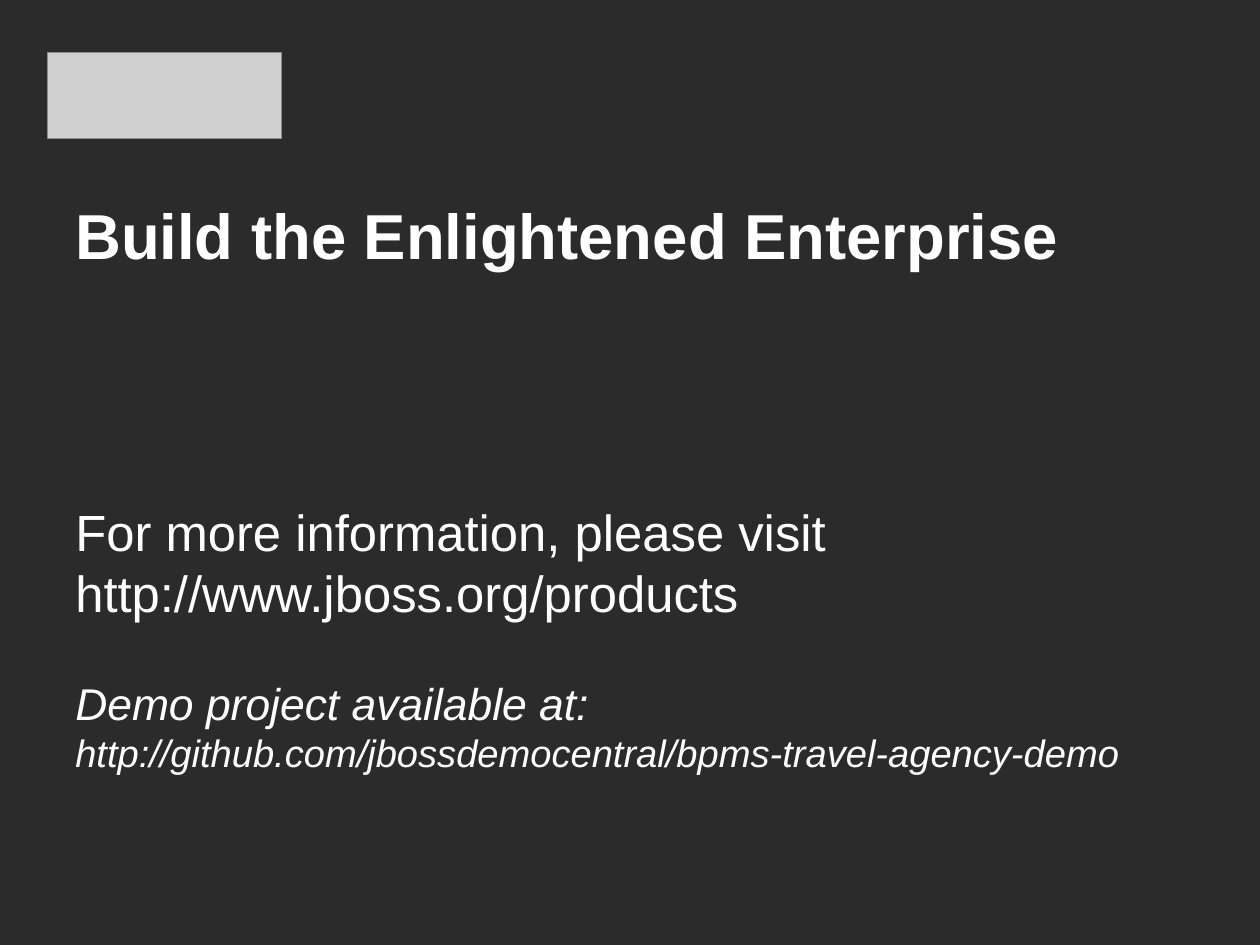
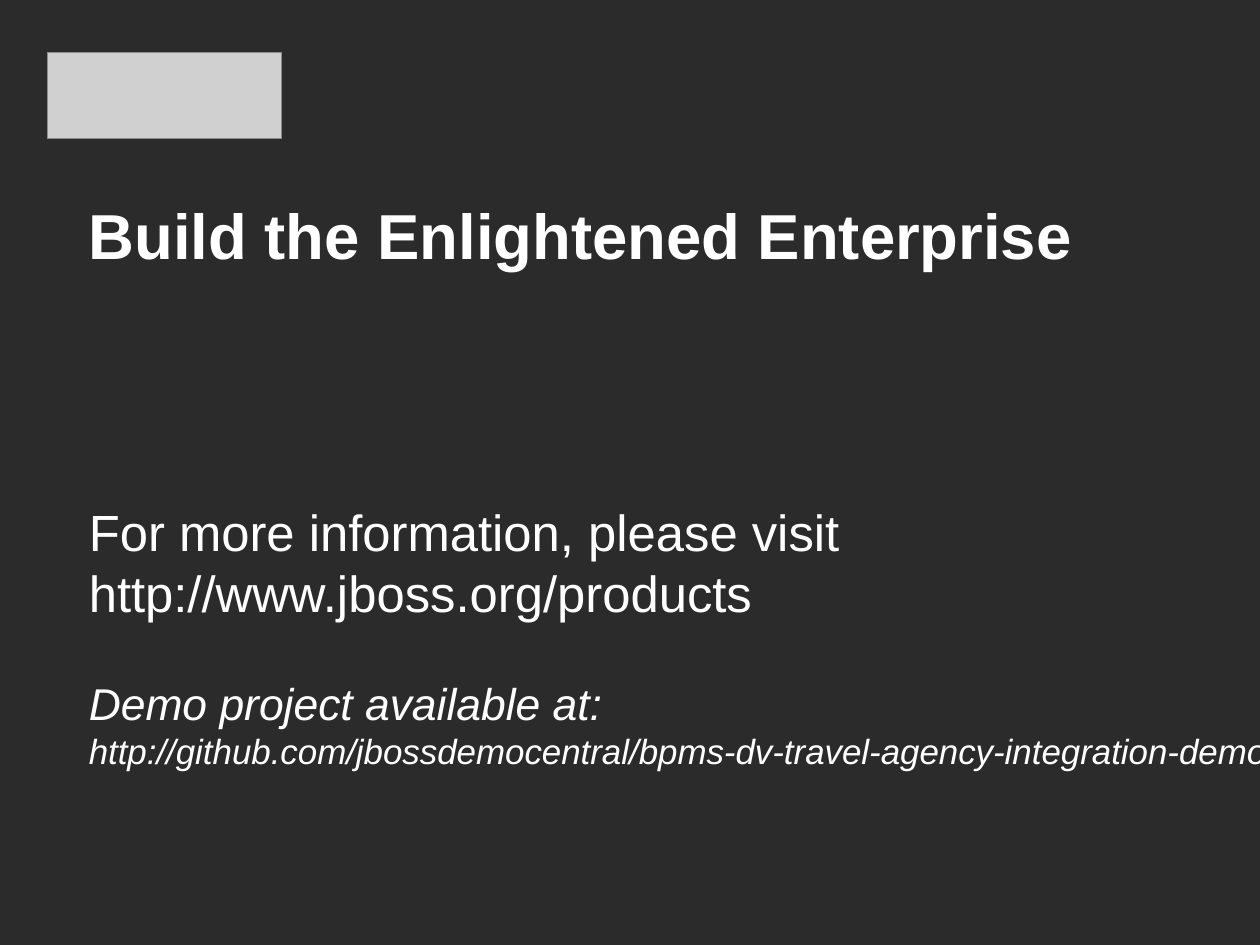
Before and after one commit to jbossdemocentral/bpms-dv-travel-agency-integration-demo, a slide deck: slide 9 of docs/Demo Overview.odp (slide 11 before the commit). Drawn at 1260x945 pixels with LibreOffice and Linux fonts; fonts in the diff are those of the drawing; grey boxes stand for pictures; background and template pictures are left out; a plain dark background stands for a picture behind light text. Boxes give left, top, right and bottom in pixels: in the first picture for what was removed or moved away, otherwise in the second. Text is boxed around its words. In the diff, an @@ line names an element or a change of style, - is before the commit and + after.

```diff
--- a/docs/Demo Overview.odp
+++ b/docs/Demo Overview.odp
@@ text "Build the Enlightened Enterprise": place and size @@
-text "Build the Enlightened Enterprise" at box(75, 213, 1119, 775)
+text "Build the Enlightened Enterprise" at box(89, 213, 1260, 771)
@@ text at box(89, 738, 1260, 771): text changed; size 24 to 22 pt @@
-http://github.com/jbossdemocentral/bpms-travel-agency-demo
+http://github.com/jbossdemocentral/bpms-dv-travel-agency-integration-demo
```
Also in this commit, not shown: 3 other slides changed, 2 slides removed, 1 other file.
